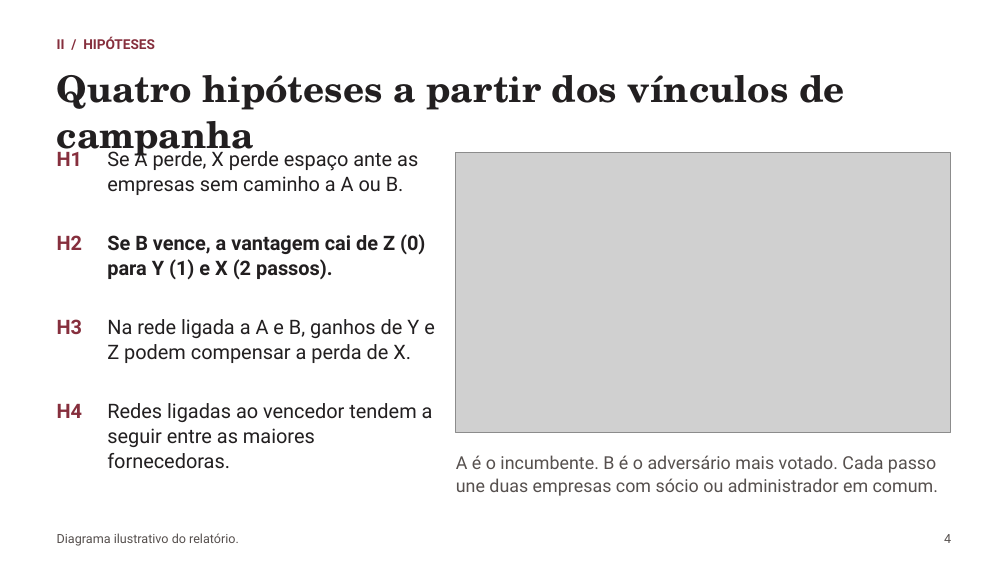
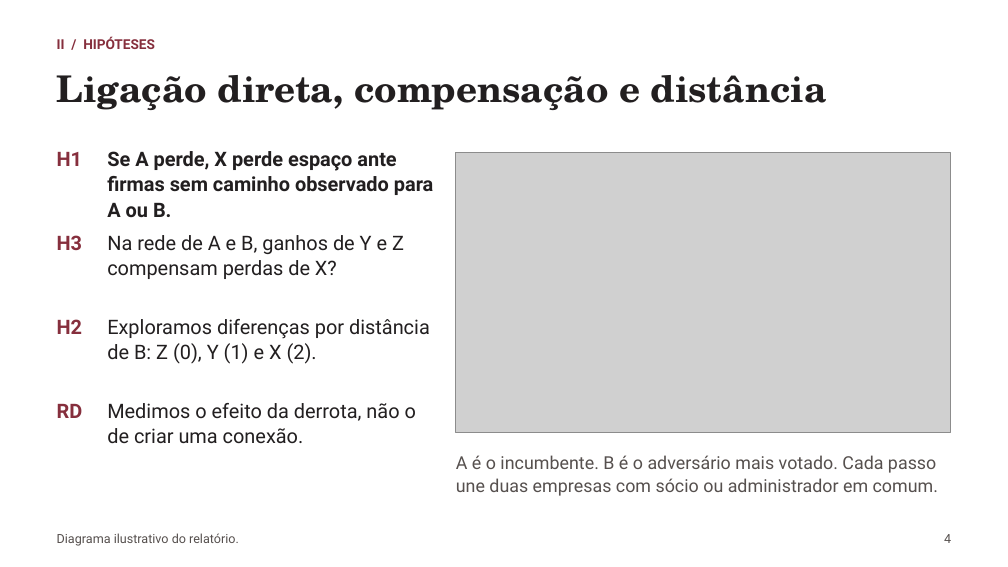
Before and after one commit to rafaelt0/redes-empresariais-alternancia-politica, a slide deck: slide 4 of output/deck.pptx. Drawn at 1008x567 pixels with LibreOffice and Linux fonts; fonts in the diff are those of the drawing; grey boxes stand for pictures. Boxes give left, top, right and bottom in pixels: in the first picture for what was removed or moved away, otherwise in the second. Text is boxed around its words. In the diff, an @@ line names an element or a change of style, - is before the commit and + after.

Commit message:
feat: priorizar H1 e H3 na apresentação
- Reorganize as hipóteses e destaque os limites dos resultados exploratórios
- Atualize o guia de fala e os arquivos da apresentação

```diff
--- a/output/deck.pptx
+++ b/output/deck.pptx
@@ text at (x1=57, y1=75, x2=827, y2=110): text changed @@
-Quatro hipóteses a partir dos vínculos de campanha
+Ligação direta, compensação e distância
@@ text at (x1=107, y1=151, x2=434, y2=217): text changed; bold on @@
-Se A perde, X perde espaço ante as empresas sem caminho a A ou B.
+Se A perde, X perde espaço ante firmas sem caminho observado para A ou B.
@@ text "H3" moved from (x1=57, y1=319, x2=82, y2=334) to (x1=57, y1=235, x2=82, y2=250) @@
@@ text at (x1=107, y1=235, x2=404, y2=279): text changed; bold off @@
-Se B vence, a vantagem cai de Z (0) para Y (1) e X (2 passos).
+Na rede de A e B, ganhos de Y e Z compensam perdas de X?
@@ text "H2" moved from (x1=57, y1=235, x2=82, y2=250) to (x1=57, y1=319, x2=82, y2=334) @@
@@ text at (x1=107, y1=319, x2=430, y2=364): text changed @@
-Na rede ligada a A e B, ganhos de Y e Z podem compensar a perda de X.
+Exploramos diferenças por distância de B: Z (0), Y (1) e X (2).
@@ text at (x1=57, y1=404, x2=83, y2=418): text changed @@
-H4
+RD
@@ text at (x1=107, y1=403, x2=416, y2=444): text changed @@
-Redes ligadas ao vencedor tendem a seguir entre as maiores fornecedoras.
+Medimos o efeito da derrota, não o de criar uma conexão.
```
Also in this commit, not shown: 5 other slides changed, 4 other files.
